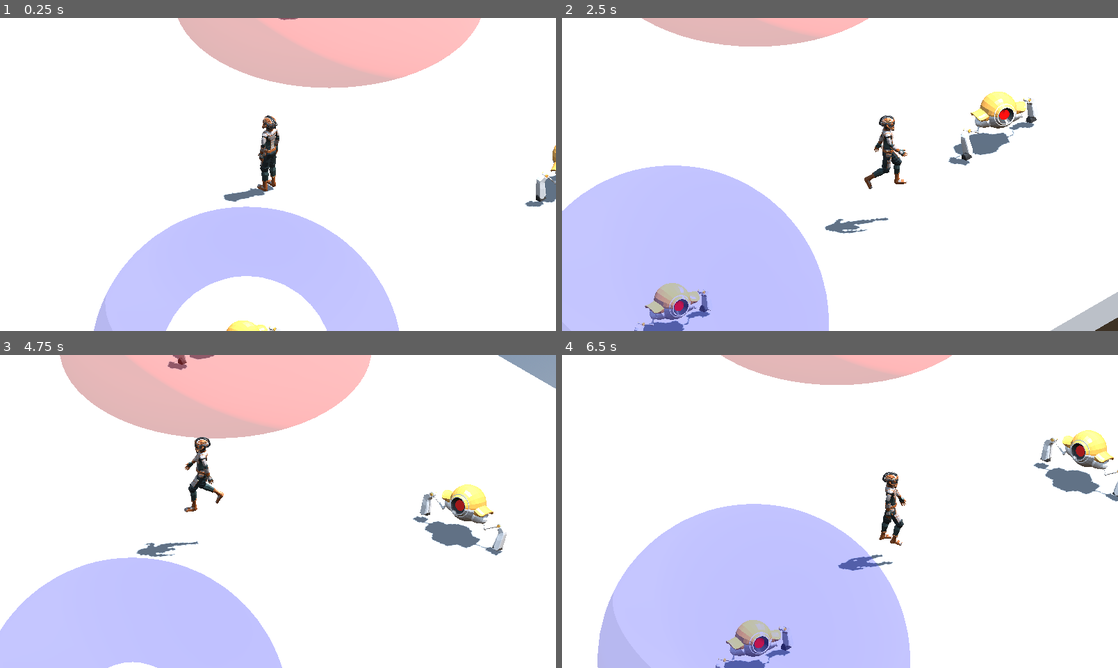
Above: before the commit, frames 1-4 (two rows, left to right).
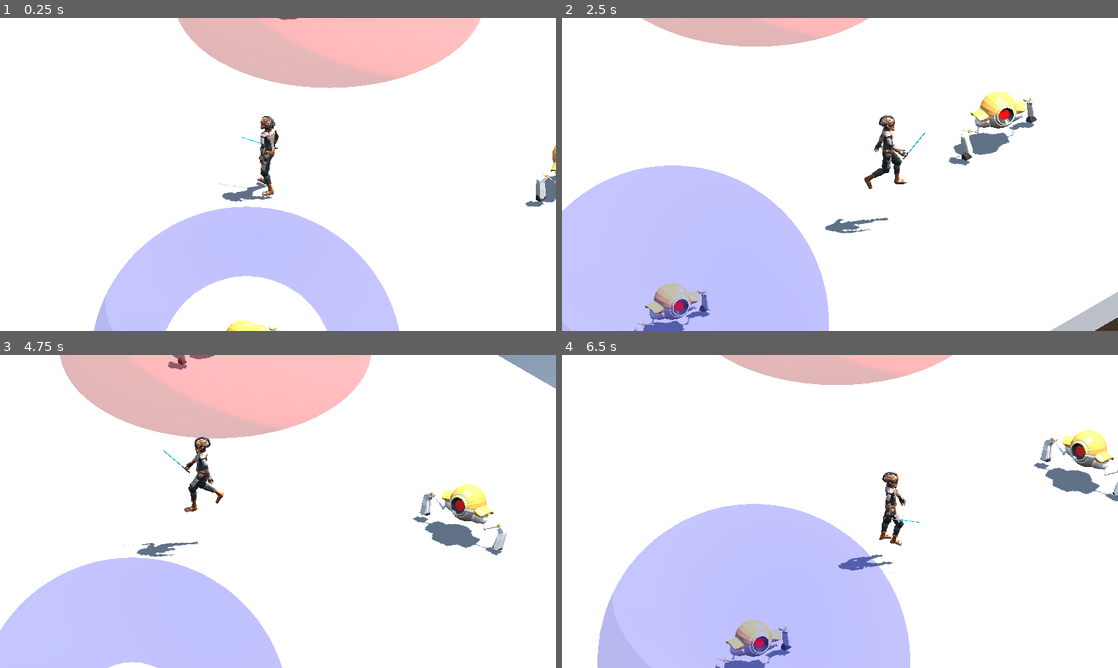
Above: after the commit, the same moments.

Repository: amhndu/chronos-rift
Game: Godot game, scene res://Main.tscn
Same seed, same stepped clock (60 frames per second), same inputs: the game is played once before the commit and once after it.
Inputs (mouse positions are in pixels of both pictures, inside the frame that each line leads up to):
- Up to frame 1 (0.25 s): no input
- Up to frame 2 (2.5 s): move the mouse to (962, 158) at 0.52 s; press the mouse at (962, 158) at 0.53 s; hold Right (move_right) 0.53-1.28 s; tap Space (jump) at 0.77, 0.8, 1.07, 1.35, 1.52, 1.82, 2.3 s; move the mouse to (728, 190) at 1.27 s; release the mouse at (728, 190) at 1.28 s; hold Down (move_back) 1.28-2.03 s; click (728, 190) at 1.55 s; move the mouse to (895, 105) at 2.02 s; press the mouse at (895, 105) at 2.03 s; hold Right (move_right) from 2.03 s (still down)
- Up to frame 3 (4.75 s): move the mouse to (250, 574) at 2.77 s; release Right (move_right) at 2.78 s; release the mouse at (250, 574) at 2.78 s; hold Up (move_forward) 2.78-3.53 s; tap Mouse wheel up (zoom_in) at 2.85 s; tap Space (jump) at 3.02, 3.32, 3.77, 3.8, 4.07, 4.52 s; click (250, 574) at 3.05 s; move the mouse to (444, 558) at 3.52 s; hold Mouse wheel down (zoom_out) 3.53-4.28 s; hold Left (move_left) from 3.53 s (still down); move the mouse to (111, 464) at 4.27 s; click (111, 464) at 4.35 s
- Up to frame 4 (6.5 s): tap Space (jump) at 4.82, 5.1, 6.02, 6.32 s; move the mouse to (867, 511) at 5.02 s; release Left (move_left) at 5.03 s; hold Down (move_back) 5.03-5.78 s; click (867, 511) at 5.17 s; move the mouse to (756, 433) at 5.77 s; hold Right (move_right) from 5.78 s (still down); click (756, 433) at 5.85 s

The runs differ from the first frame. In frame 1, 0.7% of the frame differs, in the area x 39-51%, y 31-59%; in frame 2, less than 0.1%; in frame 3, less than 0.1%; in frame 4, less than 0.1%.

Commit message:
feat: add light saber attached to hand

Diff:
--- a/Player.gd
+++ b/Player.gd
@@ -49,7 +49,7 @@
 		# TODO Scale animation speed according to scale and time_scale
 		#animation_player.speed_scale = time_scaling_factor
 	elif !is_attacking:
-		animation_player.play("CharacterArmature|Idle_Neutral", 0.2)
+		animation_player.play("CharacterArmature|Idle_Sword", 0.2)
 
 
 	velocity.x = direction.x * speed
@@ -58,7 +58,7 @@
 	# Jumping.
 	if is_on_floor() and Input.is_action_just_pressed("jump"):
 		velocity.y += jump_impulse
-		animation_player.play("CharacterArmature|Idle_Neutral", 0.2)
+		animation_player.play("CharacterArmature|Idle_Sword", 0.2)
 
 	#
 	# We apply gravity every frame so the character always collides with the ground when moving.
--- a/player_astronaut_imported.tscn
+++ b/player_astronaut_imported.tscn
@@ -1,26 +1,23 @@
-[gd_scene load_steps=2 format=3 uid="uid://cs3tnxgu5urmk"]
+[gd_scene load_steps=3 format=3 uid="uid://cs3tnxgu5urmk"]
 
 [ext_resource type="PackedScene" uid="uid://blvphr0iwh518" path="res://art/player_astronaut.glb" id="1_h23f2"]
+[ext_resource type="PackedScene" uid="uid://dggyc5t5hgid3" path="res://art/Light saber.glb" id="2_nxwum"]
 
 [node name="Root Scene" instance=ExtResource("1_h23f2")]
 
 [node name="Skeleton3D" parent="RootNode/CharacterArmature" index="0"]
-bones/0/scale = Vector3(1, 1, 1)
-bones/1/position = Vector3(5.85503e-06, 0.0085744, -0.000462422)
-bones/1/rotation = Quaternion(0.00543523, 0.000132531, 0.00013229, 0.999985)
+bones/1/position = Vector3(4.53219e-06, 0.00828953, -0.000456057)
 bones/2/rotation = Quaternion(-0.0694294, -2.6887e-07, -3.13691e-08, 0.997587)
-bones/4/rotation = Quaternion(0.0275168, -8.3074e-07, 5.58794e-09, 0.999621)
+bones/4/rotation = Quaternion(0.0854647, -0.237484, 0.0115782, 0.967555)
 bones/4/scale = Vector3(1, 1, 1)
-bones/5/rotation = Quaternion(0.00363649, 1.50806e-10, -2.06649e-09, 0.999993)
+bones/5/rotation = Quaternion(0.00363648, 2.25555e-10, -2.13629e-09, 0.999993)
 bones/6/rotation = Quaternion(-0.00947105, 6.77982e-07, -8.58601e-10, 0.999955)
-bones/7/rotation = Quaternion(-0.0245109, -0.000275393, 0.000120303, 0.9997)
+bones/7/rotation = Quaternion(-0.0245109, -0.000275392, 0.000120303, 0.9997)
 bones/7/scale = Vector3(1, 1, 1)
-bones/9/position = Vector3(0.00100641, 0.000183399, 0.000227801)
-bones/9/rotation = Quaternion(0.45864, 0.835206, 0.0995904, -0.286639)
 bones/9/scale = Vector3(1, 1, 1)
-bones/10/rotation = Quaternion(0.556615, -0.233583, -0.5494, -0.577735)
+bones/10/rotation = Quaternion(0.674998, -0.403884, -0.387776, -0.480506)
 bones/10/scale = Vector3(1, 1, 1)
-bones/11/rotation = Quaternion(-0.219565, 0.238252, -0.142561, 0.935256)
+bones/11/rotation = Quaternion(-0.121328, -0.0295654, -0.184313, 0.974902)
 bones/11/scale = Vector3(1, 1, 1)
 bones/12/rotation = Quaternion(0.0112397, 0.0177445, 0.0104792, 0.999725)
 bones/12/scale = Vector3(1, 1, 1)
@@ -32,11 +29,14 @@
 bones/16/scale = Vector3(1, 1, 1)
 bones/18/rotation = Quaternion(0.0257227, -0.0194088, 0.0169106, 0.999338)
 bones/18/scale = Vector3(1, 1, 1)
+bones/19/rotation = Quaternion(-0.0899747, 0.0254326, -0.00615306, 0.9956)
 bones/19/scale = Vector3(1, 1, 1)
 bones/20/rotation = Quaternion(-0.12041, 0.00623888, -0.0188473, 0.992526)
 bones/21/rotation = Quaternion(-0.0190456, 0.00917197, -0.011121, 0.999715)
 bones/23/rotation = Quaternion(0.00911317, -0.0503409, 0.127957, 0.990459)
 bones/23/scale = Vector3(1, 1, 1)
+bones/24/rotation = Quaternion(-0.0819329, 0.160517, -0.0365543, 0.982947)
+bones/25/rotation = Quaternion(-0.118164, 0.0402264, -0.0414629, 0.991312)
 bones/25/scale = Vector3(1, 1, 1)
 bones/26/rotation = Quaternion(-0.0751798, 0.0300851, -0.00748025, 0.996688)
 bones/28/rotation = Quaternion(0.0170326, -0.07192, 0.226359, 0.971236)
@@ -48,50 +48,58 @@
 bones/34/scale = Vector3(1, 1, 1)
 bones/35/rotation = Quaternion(-0.0885877, -0.0556028, 0.121992, 0.987005)
 bones/35/scale = Vector3(1, 1, 1)
-bones/37/position = Vector3(-0.000999537, 0.000183399, 0.000227802)
-bones/37/rotation = Quaternion(-0.45864, 0.835206, 0.0995906, 0.286639)
 bones/37/scale = Vector3(1, 1, 1)
-bones/38/rotation = Quaternion(-0.556615, -0.233583, -0.5494, 0.577736)
+bones/38/rotation = Quaternion(-0.626873, -0.307534, -0.439377, 0.565156)
 bones/38/scale = Vector3(1, 1, 1)
-bones/39/rotation = Quaternion(-0.219565, -0.238252, 0.142561, 0.935256)
+bones/39/rotation = Quaternion(-0.205763, -0.193786, 0.323958, 0.902862)
 bones/40/scale = Vector3(1, 1, 1)
 bones/41/rotation = Quaternion(-0.00885779, -0.0142183, 0.0933198, 0.995495)
-bones/42/rotation = Quaternion(-0.0528572, 0.0336407, -0.0664887, 0.995818)
+bones/42/rotation = Quaternion(-0.741193, 0.0916489, -0.0458297, 0.663425)
 bones/42/scale = Vector3(1, 1, 1)
-bones/43/rotation = Quaternion(-0.0887832, -0.0113618, -0.0247415, 0.995679)
-bones/43/scale = Vector3(1, 1, 1)
-bones/44/rotation = Quaternion(-0.0298723, -0.00978076, -0.00496206, 0.999494)
+bones/43/rotation = Quaternion(-0.620677, -0.00746439, 0.0140447, 0.783905)
+bones/44/rotation = Quaternion(-0.867926, -0.0641335, 0.21632, 0.442491)
 bones/44/scale = Vector3(1, 1, 1)
 bones/46/scale = Vector3(1, 1, 1)
-bones/47/rotation = Quaternion(-0.104393, -0.0269019, -0.0690116, 0.991774)
-bones/49/rotation = Quaternion(-0.0190456, -0.00917197, 0.011121, 0.999715)
+bones/47/rotation = Quaternion(-0.746977, -0.0295104, 0.0334434, 0.663352)
+bones/48/rotation = Quaternion(-0.641345, 0.0369972, 0.0801332, 0.762159)
+bones/49/rotation = Quaternion(-0.923386, 0.0460729, 0.0639175, 0.3757)
 bones/51/rotation = Quaternion(0.00911316, 0.0503409, -0.127957, 0.990459)
 bones/51/scale = Vector3(1, 1, 1)
+bones/52/rotation = Quaternion(-0.729788, -0.132758, 0.102163, 0.662833)
 bones/52/scale = Vector3(1, 1, 1)
+bones/53/rotation = Quaternion(-0.540419, -0.0807198, 0.264057, 0.794799)
 bones/53/scale = Vector3(1, 1, 1)
-bones/54/rotation = Quaternion(-0.0751798, -0.0300851, 0.00748026, 0.996688)
+bones/54/rotation = Quaternion(-0.69467, -0.00921618, 0.521252, 0.495626)
 bones/56/rotation = Quaternion(0.0170325, 0.07192, -0.226359, 0.971236)
 bones/56/scale = Vector3(1, 1, 1)
-bones/57/rotation = Quaternion(-0.126589, -0.179584, 0.161972, 0.962024)
+bones/57/rotation = Quaternion(-0.633922, -0.240592, 0.15567, 0.718349)
 bones/57/scale = Vector3(1, 1, 1)
+bones/58/rotation = Quaternion(-0.64784, 0.112869, 0.134306, 0.7413)
 bones/58/scale = Vector3(1, 1, 1)
-bones/61/rotation = Quaternion(0.0195577, -0.185723, 0.435159, 0.880773)
-bones/62/rotation = Quaternion(0.0417277, 0.122015, -0.0851815, 0.987986)
-bones/63/rotation = Quaternion(-0.0885877, 0.0556028, -0.121992, 0.987005)
+bones/59/rotation = Quaternion(-0.874262, 0.042289, -0.000567676, 0.483608)
+bones/61/rotation = Quaternion(-0.138029, -0.535792, 0.291276, 0.780406)
+bones/62/rotation = Quaternion(0.121389, 0.0100988, -0.0792508, 0.989385)
+bones/63/rotation = Quaternion(-0.327308, 0.0829812, -0.306112, 0.890101)
 bones/63/scale = Vector3(1, 1, 1)
-bones/65/rotation = Quaternion(-0.680982, 0.0665045, 0.725976, -0.0692728)
+bones/65/rotation = Quaternion(-0.535617, 0.0211013, 0.835658, -0.119768)
 bones/65/scale = Vector3(1, 1, 0.999973)
-bones/66/rotation = Quaternion(0.106463, 0.699046, -0.106463, 0.699047)
+bones/66/rotation = Quaternion(0.186823, 0.68198, -0.186822, 0.681981)
 bones/66/scale = Vector3(1, 1, 1)
-bones/68/rotation = Quaternion(0.680004, 0.0663174, 0.726861, 0.0697781)
+bones/68/rotation = Quaternion(0.55499, 0.125435, 0.804817, 0.168885)
 bones/68/scale = Vector3(1, 1, 0.999973)
-bones/69/rotation = Quaternion(0.106786, -0.698997, 0.106786, 0.698997)
-bones/71/position = Vector3(0.00120592, 0.000227517, -0.000101931)
-bones/71/rotation = Quaternion(0.705214, 1.96993e-05, 1.97998e-05, 0.708995)
-bones/73/position = Vector3(0.00166474, 0.0045317, 0.00696955)
-bones/75/position = Vector3(-0.00120592, 0.000227517, -0.000101932)
-bones/75/rotation = Quaternion(0.705214, -1.99005e-05, -1.96354e-05, 0.708995)
-bones/77/position = Vector3(-0.00166344, 0.00483285, 0.00672452)
+bones/69/rotation = Quaternion(0.167543, -0.686971, 0.167542, 0.686972)
+bones/71/rotation = Quaternion(0.614414, 0.348044, -0.346153, 0.617689)
+
+[node name="BoneAttachment3D" type="BoneAttachment3D" parent="RootNode/CharacterArmature/Skeleton3D" index="4"]
+transform = Transform3D(-0.522218, -0.800993, -0.292742, 0.848444, -0.45328, -0.273275, 0.086197, -0.391085, 0.916309, -0.00188053, -0.00196924, 0.0090618)
+bone_name = "Index4.R_end"
+bone_idx = 45
+
+[node name="WeaponPivot" type="Node3D" parent="RootNode/CharacterArmature/Skeleton3D/BoneAttachment3D" index="0"]
+transform = Transform3D(0.00296559, 0.00110648, 0.00948583, 0.00241016, -0.00969786, 0.000377716, 0.00924102, 0.00217422, -0.00314266, -0.000524245, -2.08748e-05, 0.000173683)
+
+[node name="Light saber" parent="RootNode/CharacterArmature/Skeleton3D/BoneAttachment3D/WeaponPivot" index="0" instance=ExtResource("2_nxwum")]
+transform = Transform3D(1, 0, -2.98023e-08, 2.98023e-08, 1, 0, 0, 2.98023e-08, 1, 0, 0, 0)
 
 [node name="AnimationPlayer" parent="." index="1"]
-autoplay = "CharacterArmature|Idle_Neutral"
+autoplay = "CharacterArmature|Idle_Sword"
Binary file added: art/Light saber.glb
Not shown, added: art/Light saber.glb.import
Not shown, changed: README.md
